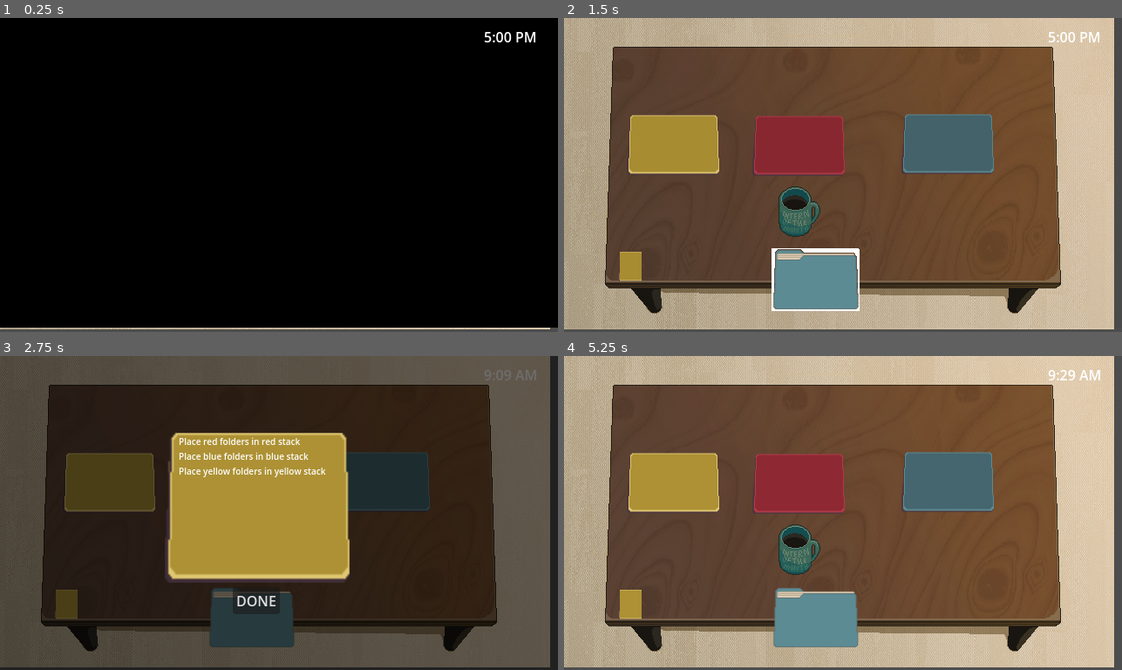
Above: before the commit, frames 1-4 (two rows, left to right).
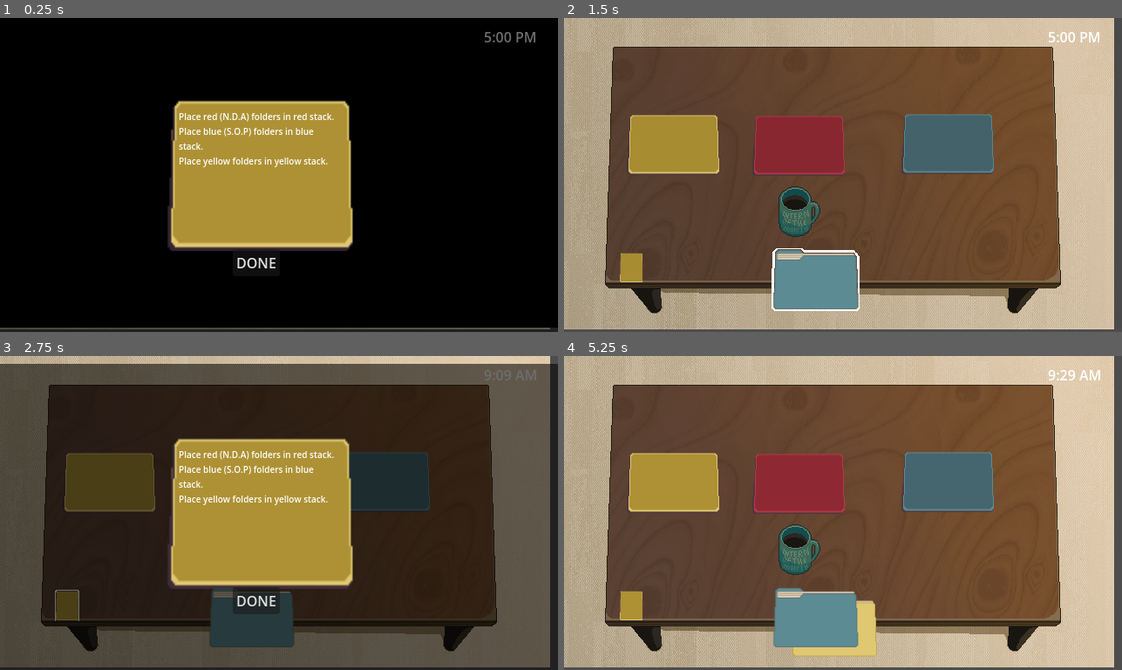
Above: after the commit, the same moments.

Repository: milk9111/godot-wild-jam-79
Game: Godot game, scene res://game.tscn
Same seed, same stepped clock (60 frames per second), same inputs: the game is played once before the commit and once after it.
Inputs (mouse positions are in pixels of both pictures, inside the frame that each line leads up to):
- Up to frame 1 (0.25 s): no input
- Up to frame 2 (1.5 s): click (630, 266) at 0.5 s; click "DONE" at 1.25 s
- Up to frame 3 (2.75 s): click (66, 604) at 2 s
- Up to frame 4 (5.25 s): click "DONE" at 2.75 s; click (630, 604) at 3.5 s; click "DONE" at 4.25 s; move the mouse to (965, 497) at 5.02 s

The runs differ from the first frame. In frame 1, 17% of the frame differs, in the area x 0-100%, y 4-100%; in frame 2, 0.2%; in frame 3, 7.2%; in frame 4, 1.1%.

Commit message:
fixed shaders

Diff:
--- a/clickable_folder.tscn
+++ b/clickable_folder.tscn
@@ -20,7 +20,7 @@
 resource_local_to_scene = true
 shader = ExtResource("2_idgio")
 shader_parameter/clr = Color(1, 1, 1, 1)
-shader_parameter/type = 2
+shader_parameter/type = 1
 shader_parameter/thickness = 1.0
 
 [sub_resource type="AtlasTexture" id="AtlasTexture_idgio"]
--- a/clickable_object.gd
+++ b/clickable_object.gd
@@ -81,7 +81,7 @@
 func set_shader():
 	if state == State.SPAWNED or state == State.DROPPED:
 		if global_position.distance_to(get_viewport().get_mouse_position()) < CLICK_THRESHOLD:
-			$Sprite2D.material.set("shader_parameter/thickness",5.0)
+			$Sprite2D.material.set("shader_parameter/thickness",3.0)
 		else:
 			$Sprite2D.material.set("shader_parameter/thickness",0.0)
 	else:
--- a/day_level_class.gd
+++ b/day_level_class.gd
@@ -8,12 +8,13 @@
 @onready var directions_splash = $DirectionsSplash
 @onready var button = $DirectionsSplash/Button
 @onready var active_folder = $SpawnManager/Spawn
+@onready var directions = $Directions
 
 func _ready():
 	ambience.play()
-
 	music.play()
-
+	active_folder.process_mode = Node.PROCESS_MODE_DISABLED
+	directions_splash.show()
 
 
 
@@ -26,3 +27,11 @@
 	print("Button pressed")
 	active_folder.process_mode = Node.PROCESS_MODE_INHERIT
 	directions_splash.hide()
+
+
+func _on_directions_mouse_entered():
+	directions.material.set("shader_parameter/thickness",10.0)
+
+
+func _on_directions_mouse_exited():
+	directions.material.set("shader_parameter/thickness",0.0)
--- a/day_one.tscn
+++ b/day_one.tscn
@@ -8,6 +8,7 @@
 [ext_resource type="AudioStream" uid="uid://43bxp4m5qat" path="res://Assets/Sound/UnpaidIntern_RoomTone_SFX.ogg" id="6_ygvcp"]
 [ext_resource type="AudioStream" uid="uid://b8ucflspdavth" path="res://Assets/Sound/UnpaidIntern_Music.ogg" id="7_mg7ih"]
 [ext_resource type="Script" uid="uid://2i1afvunh7f6" path="res://spawn_manager.gd" id="8_urjdr"]
+[ext_resource type="Shader" uid="uid://cbwjuvwnrw0x" path="res://clickable_folder.gdshader" id="9_8jtnn"]
 [ext_resource type="Texture2D" uid="uid://cdh11f0tu3plf" path="res://notepad_table_texture.tres" id="9_urjdr"]
 
 [sub_resource type="AtlasTexture" id="AtlasTexture_urjdr"]
@@ -37,6 +38,12 @@
 
 [sub_resource type="RectangleShape2D" id="RectangleShape2D_rm208"]
 size = Vector2(609, 20)
+
+[sub_resource type="ShaderMaterial" id="ShaderMaterial_256nn"]
+shader = ExtResource("9_8jtnn")
+shader_parameter/clr = Color(1, 1, 1, 1)
+shader_parameter/type = 1
+shader_parameter/thickness = 0.0
 
 [sub_resource type="AtlasTexture" id="AtlasTexture_8jtnn"]
 atlas = ExtResource("9_urjdr")
@@ -76,7 +83,7 @@
 script = ExtResource("8_urjdr")
 
 [node name="SpawnTimer" type="Timer" parent="SpawnManager"]
-wait_time = 7.0
+wait_time = 5.0
 
 [node name="Spawn" type="Node2D" parent="SpawnManager"]
 position = Vector2(287, 311)
@@ -171,6 +178,7 @@
 position = Vector2(270, 225)
 
 [node name="Directions" type="TextureButton" parent="."]
+material = SubResource("ShaderMaterial_256nn")
 offset_left = 63.0
 offset_top = 271.0
 offset_right = 169.0
@@ -180,7 +188,6 @@
 texture_normal = ExtResource("9_urjdr")
 
 [node name="DirectionsSplash" type="CanvasLayer" parent="."]
-visible = false
 
 [node name="TextureRect" type="TextureRect" parent="DirectionsSplash"]
 anchors_preset = 8
@@ -205,16 +212,16 @@
 anchor_right = 0.5
 anchor_bottom = 0.5
 offset_left = -115.0
-offset_top = -89.0
+offset_top = -74.0
 offset_right = 69.0
-offset_bottom = 90.0
+offset_bottom = 105.0
 grow_horizontal = 2
 grow_vertical = 2
 theme_override_fonts/font = SubResource("SystemFont_256nn")
 theme_override_font_sizes/font_size = 10
-text = "Place red folders in red stack
-Place blue folders in blue stack
-Place yellow folders in yellow stack
+text = "Place red (N.D.A) folders in red stack.
+Place blue (S.O.P) folders in blue stack.
+Place yellow folders in yellow stack.
 "
 autowrap_mode = 3
 
@@ -230,10 +237,13 @@
 [node name="ColorRect" type="ColorRect" parent="DirectionsSplash"]
 self_modulate = Color(0, 0, 0, 0.572549)
 z_index = -1
+offset_top = 9.0
 offset_right = 640.0
-offset_bottom = 360.0
+offset_bottom = 369.0
 mouse_filter = 2
 
 [connection signal="timeout" from="SpawnManager/SpawnTimer" to="SpawnManager" method="_on_spawn_timer_timeout"]
+[connection signal="mouse_entered" from="Directions" to="." method="_on_directions_mouse_entered"]
+[connection signal="mouse_exited" from="Directions" to="." method="_on_directions_mouse_exited"]
 [connection signal="pressed" from="Directions" to="." method="_on_directions_pressed"]
 [connection signal="pressed" from="DirectionsSplash/Button" to="." method="_on_directions_closed"]
--- /dev/null
+++ b/notebook_highlight.gdshader
@@ -0,0 +1,69 @@
+shader_type canvas_item;
+render_mode blend_premul_alpha;
+
+uniform float Line_Smoothness : hint_range(0, 0.1) = 0.045;
+uniform float Line_Width : hint_range(0, 0.2) = 0.09;
+uniform float Brightness = 3.0;
+uniform float Rotation_deg : hint_range(-90, 90) = 30;
+uniform float Distortion : hint_range(1, 2) = 1.8;
+uniform float Speed = 0.7;
+uniform float Position : hint_range(0, 1) = 0;
+uniform float Position_Min = 0.25;
+uniform float Position_Max = 0.5;
+uniform float Alpha : hint_range(0, 1) = 1;
+uniform sampler2D surface: source_color;
+
+vec2 rotate_uv(vec2 uv, vec2 center, float rotation, bool use_degrees){
+		float _angle = rotation;
+		if(use_degrees){
+			_angle = rotation * (3.1415926/180.0);
+		}
+		mat2 _rotation = mat2(
+			vec2(cos(_angle), -sin(_angle)),
+			vec2(sin(_angle), cos(_angle))
+		);
+		vec2 _delta = uv - center;
+		_delta = _rotation * _delta;
+		return _delta + center;
+	}
+
+void fragment() {
+	vec2 center_uv = UV - vec2(0.5, 0.5);
+	float gradient_to_edge = max(abs(center_uv.x), abs(center_uv.y));
+	gradient_to_edge = gradient_to_edge * Distortion;
+	gradient_to_edge = 1.0 - gradient_to_edge;
+	vec2 rotaded_uv = rotate_uv(UV, vec2(0.5, 0.5), Rotation_deg, true);
+
+	float remapped_position;
+	{
+		float output_range = Position_Max - Position_Min;
+		remapped_position = Position_Min + output_range * Position;
+	}
+
+	float remapped_time = TIME * Speed + remapped_position;
+	remapped_time = fract(remapped_time);
+	{
+		remapped_time = -2.0 + 4.0 * remapped_time;
+	}
+
+	vec2 offset_uv = vec2(rotaded_uv.xy) + vec2(remapped_time, 0.0);
+	float line = vec3(offset_uv, 0.0).x;
+	line = abs(line);
+	line = gradient_to_edge * line;
+	line = sqrt(line);
+
+	float line_smoothness = clamp(Line_Smoothness, 0.001, 1.0);
+	float offset_plus = Line_Width + line_smoothness;
+	float offset_minus = Line_Width - line_smoothness;
+
+	float remapped_line;
+	{
+		float input_range = offset_minus - offset_plus;
+		remapped_line = (line - offset_plus) / input_range;
+	}
+	remapped_line *= Brightness;
+	remapped_line = min(remapped_line, Alpha);
+
+	vec4 surface_tex = texture(surface, UV);
+	COLOR.rgba *= vec4(remapped_line) * surface_tex.a;
+}
--- a/notepad_table_texture.tres
+++ b/notepad_table_texture.tres
@@ -4,4 +4,4 @@
 
 [resource]
 atlas = ExtResource("1_ho4is")
-region = Rect2(21, 13, 106, 69)
+region = Rect2(17.8522, 9.61516, 113.629, 72.6478)
Not shown: 1 places in day_one.tscn that only renumber resources
Not shown, added: notebook_highlight.gdshader.uid
